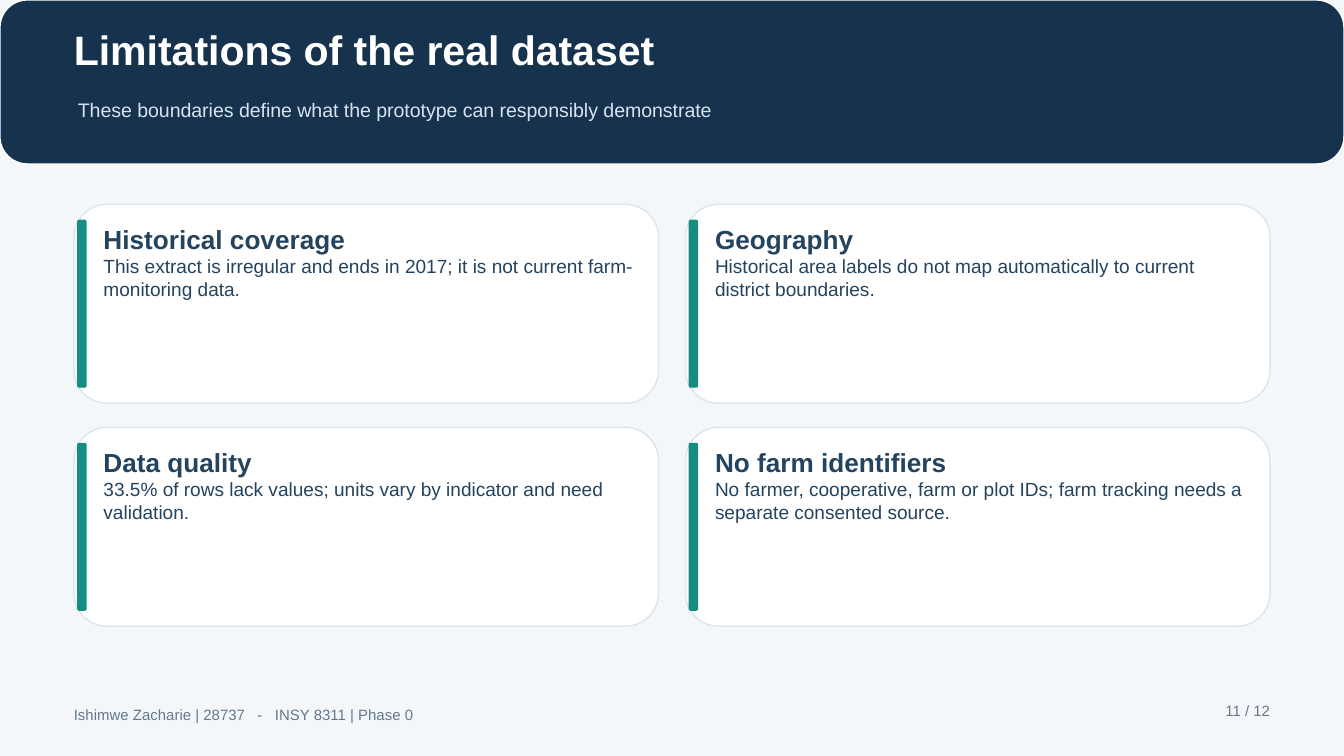
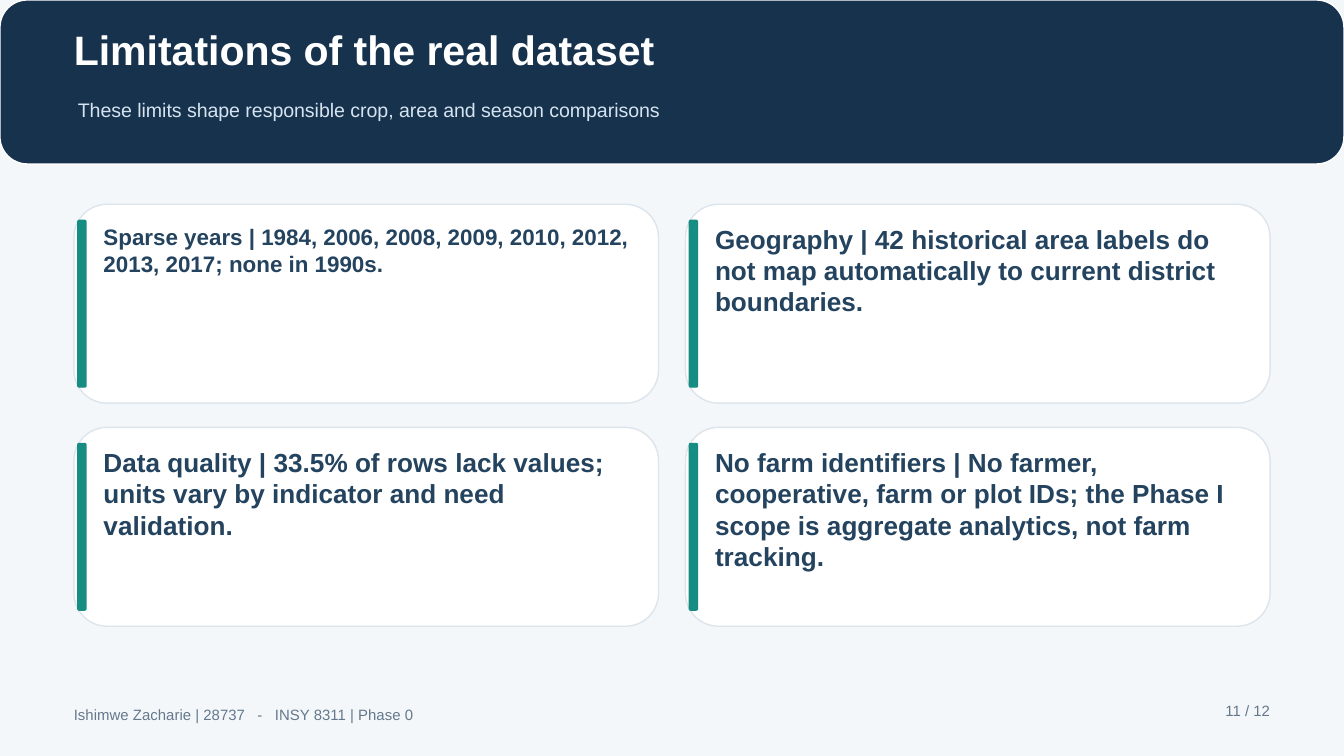
Before and after one commit to ishimwezacharie1-netizen/ishimwe_28737_agri_harvest, a slide deck: slide 11 of docs/presentation/Phase0_Presentation.pptx. Drawn at 1344x756 pixels with LibreOffice and Linux fonts; fonts in the diff are those of the drawing. Boxes give left, top, right and bottom in pixels: in the first picture for what was removed or moved away, otherwise in the second. Text is boxed around its words. In the diff, an @@ line names an element or a change of style, - is before the commit and + after.

```diff
--- a/docs/presentation/Phase0_Presentation.pptx
+++ b/docs/presentation/Phase0_Presentation.pptx
@@ text at <box>78,103,659,121</box>: text changed @@
-These boundaries define what the prototype can responsibly demonstrate
+These limits shape responsible crop, area and season comparisons
@@ text at <box>103,229,628,276</box>: text changed; size 10.2 to 12 pt; bold on @@
-Historical coverage
-This extract is irregular and ends in 2017; it is not current farm-monitoring data.
+Sparse years | 1984, 2006, 2008, 2009, 2010, 2012, 2013, 2017; none in 1990s.
@@ text at <box>715,230,1215,312</box>: text changed; size 10.2 to 14 pt; bold on @@
-Geography
-Historical area labels do not map automatically to current district boundaries.
+Geography | 42 historical area labels do not map automatically to current district boundaries.
@@ text at <box>103,453,603,536</box>: text changed; size 10.2 to 14 pt; bold on @@
-Data quality
-33.5% of rows lack values; units vary by indicator and need validation.
+Data quality | 33.5% of rows lack values; units vary by indicator and need validation.
@@ text at <box>715,453,1223,572</box>: text changed; size 10.2 to 14 pt; bold on @@
-No farm identifiers
-No farmer, cooperative, farm or plot IDs; farm tracking needs a separate consented source.
+No farm identifiers | No farmer, cooperative, farm or plot IDs; the Phase I scope is aggregate analytics, not farm tracking.
```
Also in this commit, not shown: 10 other slides changed, 6 other files.
